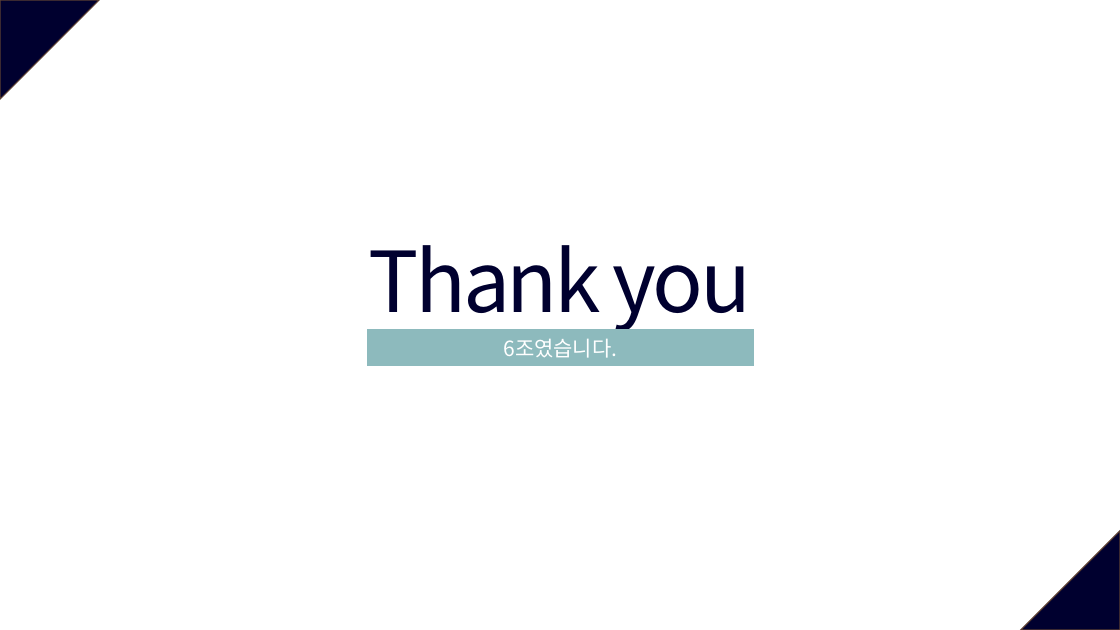
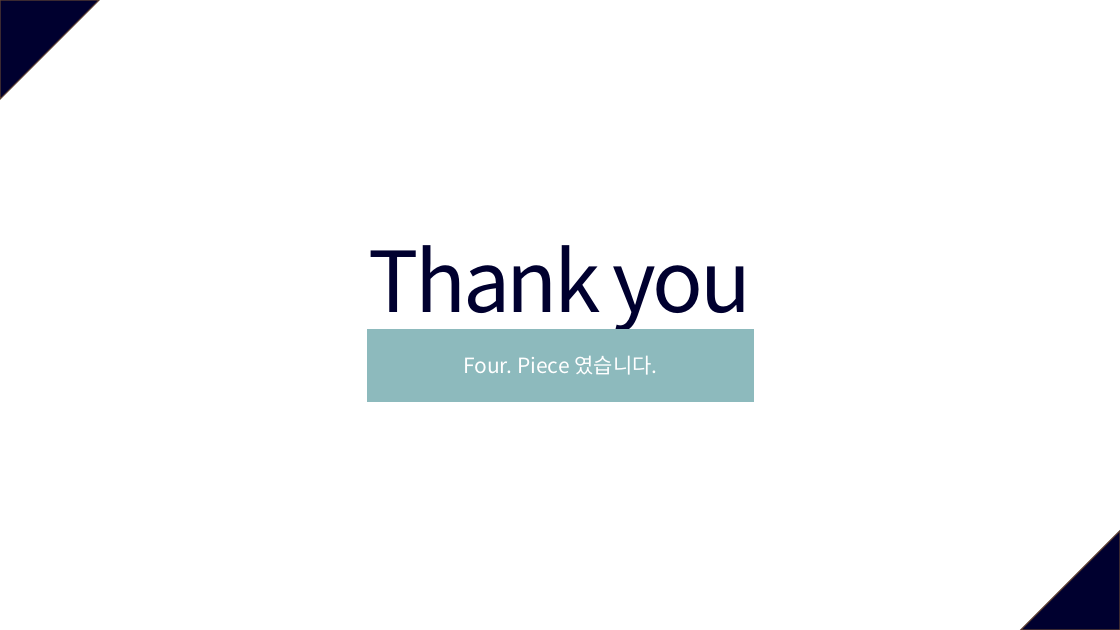
Before and after one commit to so-jeong0127/6-project, a slide deck: slide 17 of 6조_외부환경영향.pptx. Drawn at 1120x630 pixels with LibreOffice and Linux fonts; fonts in the diff are those of the drawing. Boxes give left, top, right and bottom in pixels: in the first picture for what was removed or moved away, otherwise in the second. Text is boxed around its words. In the diff, an @@ line names an element or a change of style, - is before the commit and + after.

```diff
--- a/6조_외부환경영향.pptx
+++ b/6조_외부환경영향.pptx
@@ rectangle "Four. Piece 였습니다.": place and size @@
-rectangle "Four. Piece 였습니다." at box(367, 330, 753, 366)
+rectangle "Four. Piece 였습니다." at box(367, 330, 753, 402)
@@ text in rectangle at box(463, 356, 658, 375): text changed @@
-6조였습니다.
+Four. Piece 였습니다.
```
Also in this commit, not shown: 7 other slides changed.
